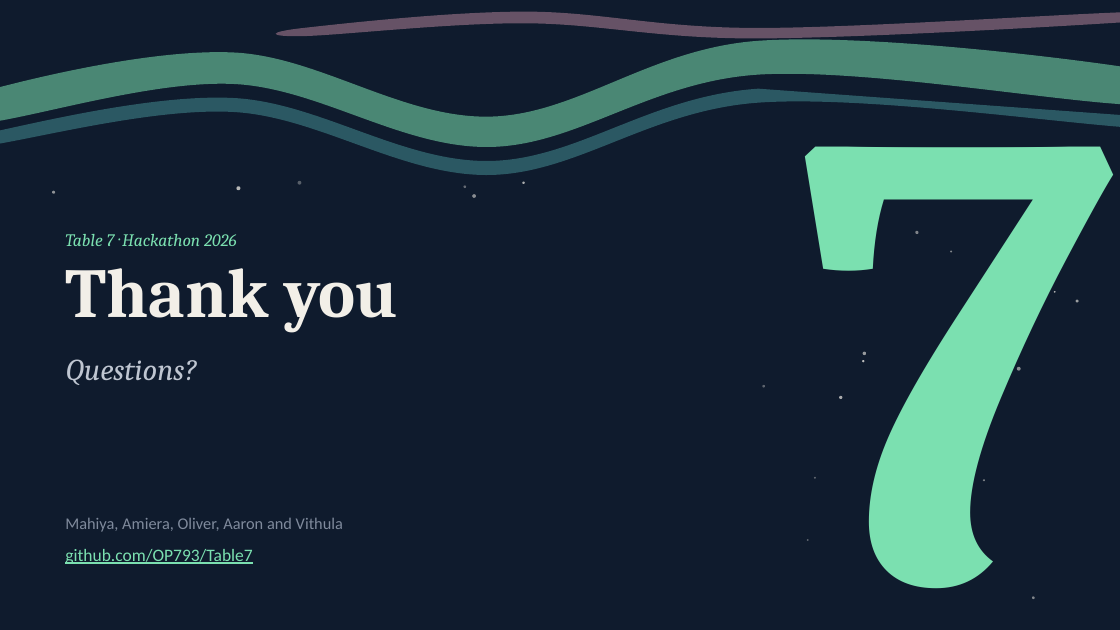
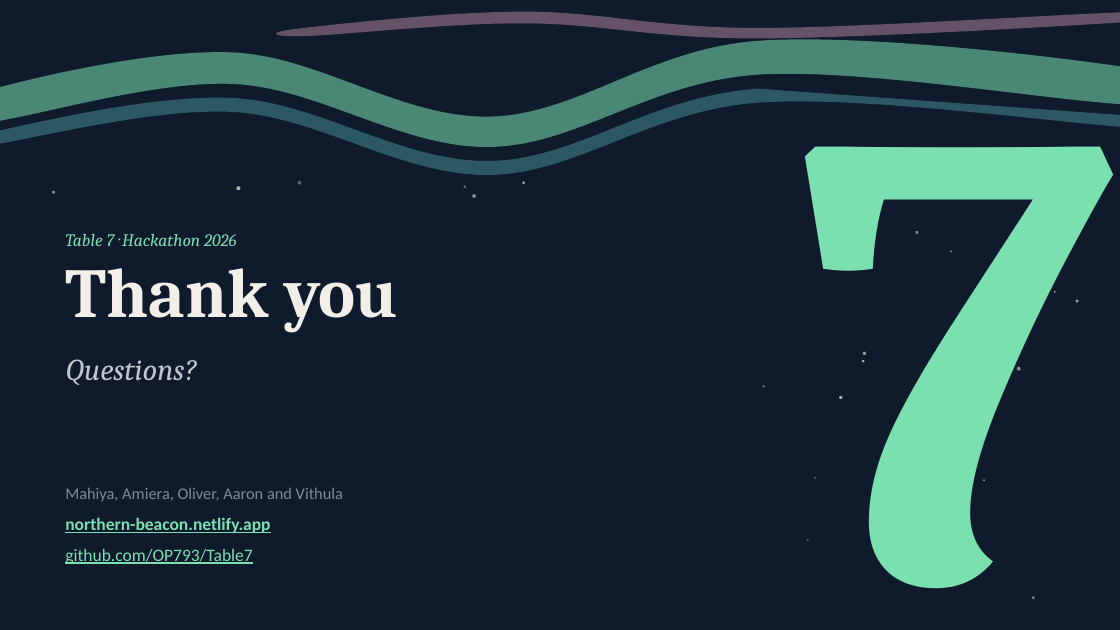
Before and after one commit to OP793/Table7, a slide deck: slide 11 of presentation/Table7-pitch-deck.pptx. Drawn at 1120x630 pixels with LibreOffice and Linux fonts; fonts in the diff are those of the drawing. Boxes give left, top, right and bottom in pixels: in the first picture for what was removed or moved away, otherwise in the second. Text is boxed around its words. In the diff, an @@ line names an element or a change of style, - is before the commit and + after.

```diff
--- a/presentation/Table7-pitch-deck.pptx
+++ b/presentation/Table7-pitch-deck.pptx
@@ text "Mahiya, Amiera, Oliver, Aaron and ...": place and size @@
-text "Mahiya, Amiera, Oliver, Aaron and ..." at (65,518,343,532)
+text "Mahiya, Amiera, Oliver, Aaron and ..." at (65,488,343,502)
@@ text added at (65,517,270,533), 15 pt, text #7BE0B0, bold, underline @@
+northern-beacon.netlify.app
```
Also in this commit, not shown: 1 other slide changed.
